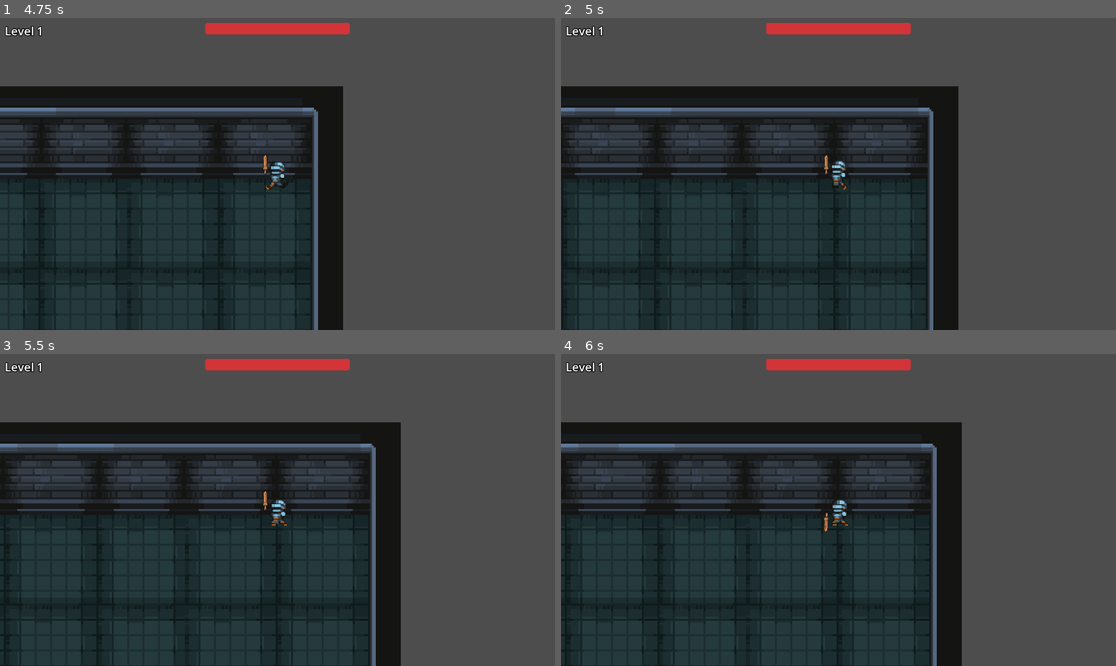
Above: before the commit, frames 1-4 (two rows, left to right).
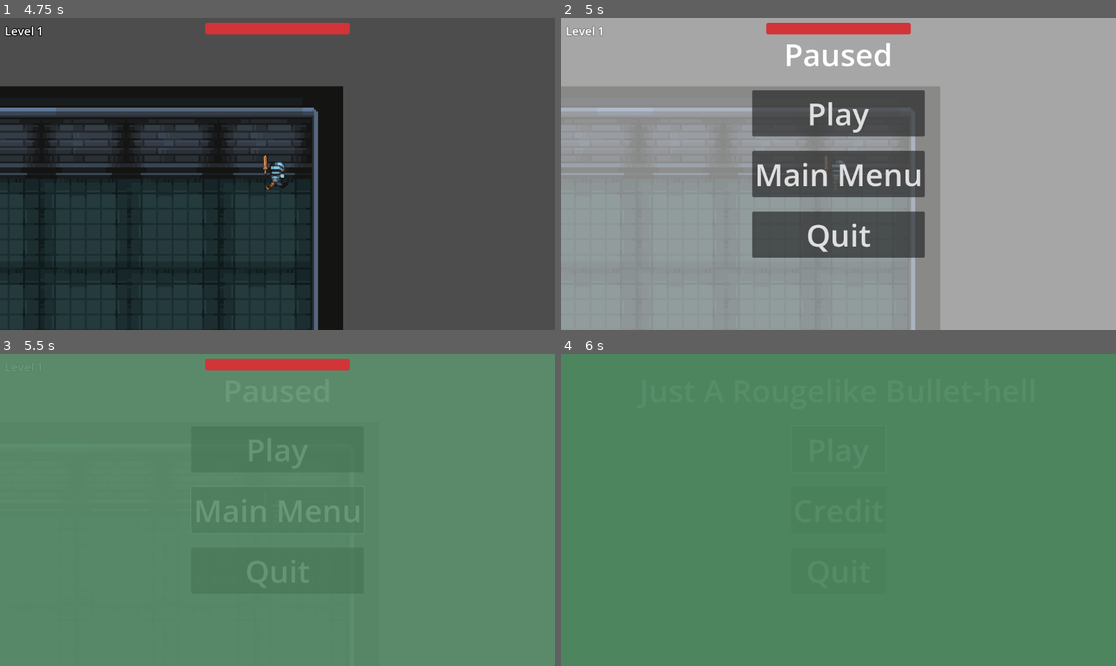
Above: after the commit, the same moments.

Repository: Robert-Riordan-UCD/GameDevJourney
Game: Godot game, scene res://GUI/MainMenu.tscn
Same seed, same stepped clock (60 frames per second), same inputs: the game is played once before the commit and once after it.
Inputs (mouse positions are in pixels of both pictures, inside the frame that each line leads up to):
- Up to frame 1 (4.75 s): click "Play" at 0.5 s; move the mouse to (399, 158) at 1.27 s; hold D (player_right) 1.28-2.03 s; hold Space (player_dash) 1.28-2.03 s; move the mouse to (166, 189) at 2.02 s; hold S (player_down) 2.03-2.78 s; click (166, 189) at 2.1 s; move the mouse to (333, 105) at 2.77 s; hold D (player_right) 2.78-3.53 s; hold Space (player_dash) 2.78-3.53 s; move the mouse to (249, 236) at 3.52 s; hold W (player_up) 3.53-4.28 s; click (249, 236) at 3.6 s; move the mouse to (444, 220) at 4.27 s; hold A (player_left) from 4.28 s (still down); hold Space (player_dash) from 4.28 s (still down)
- Up to frame 2 (5 s): keep holding A (player_left); keep holding Space (player_dash); tap Escape (player_pause, bound only after the commit) at 4.9 s
- Up to frame 3 (5.5 s): release A (player_left) at 5 s; release Space (player_dash) at 5 s; click (277, 510) at 5 s, where only the run after the commit has a clickable "Main Menu"
- Up to frame 4 (6 s): click (838, 450) at 5.75 s, where only the run after the commit has a clickable "Play"

Frame 1 is identical in both runs. In frame 2, 98% of the frame differs, in the area x 0-100%, y 0-100%; in frame 3, 99%; in frame 4, 100%.

Commit message:
Added a pause menu with controller support

Diff:
--- /dev/null
+++ b/Rougelike_Bullethell_Dungeon_Crawler/GUI/pause_menu.gd
@@ -0,0 +1,49 @@
+extends Control
+
+@onready var _paused:bool = false
+@onready var buttons:VBoxContainer = $Buttons
+@onready var active_button:int = -1
+@onready var button_timer:Timer = $ButtonTimer
+
+func _ready() -> void:
+	unpause()
+
+func pause() -> void:
+	_paused = true
+	visible = true
+	get_tree().paused = true
+
+func unpause() -> void:
+	get_tree().paused = false
+	visible = false
+	_paused = false
+	active_button = -1
+
+func _input(event: InputEvent) -> void:
+	if event.is_action_pressed("player_pause"):
+		pause()
+
+	if not _paused: return
+
+	if event.is_action_pressed("player_ui_interact"):
+		buttons.get_children()[active_button].pressed.emit()
+
+	if button_timer.is_stopped() and event.is_action_pressed("player_up"):
+		active_button = (active_button-1)%buttons.get_child_count()
+		buttons.get_children()[active_button].call_deferred("grab_focus")
+		button_timer.start()
+
+	if button_timer.is_stopped() and event.is_action_pressed("player_down"):
+		active_button = (active_button+1)%buttons.get_child_count()
+		buttons.get_children()[active_button].call_deferred("grab_focus")
+		button_timer.start()
+
+func _on_play_button_pressed() -> void:
+	unpause()
+
+func _on_menu_button_pressed() -> void:
+	get_tree().paused = false
+	SceneTransition.change_scene("res://GUI/MainMenu.tscn")
+
+func _on_quit_button_pressed() -> void:
+	get_tree().quit()
--- /dev/null
+++ b/Rougelike_Bullethell_Dungeon_Crawler/GUI/pause_menu.tscn
@@ -0,0 +1,80 @@
+[gd_scene load_steps=3 format=3 uid="uid://b2ajorl26275p"]
+
+[ext_resource type="Script" path="res://GUI/pause_menu.gd" id="1_uwnx4"]
+
+[sub_resource type="LabelSettings" id="LabelSettings_a7kqo"]
+font_size = 64
+
+[node name="PauseMenu" type="Control"]
+process_mode = 3
+layout_mode = 3
+anchors_preset = 15
+anchor_right = 1.0
+anchor_bottom = 1.0
+grow_horizontal = 2
+grow_vertical = 2
+script = ExtResource("1_uwnx4")
+
+[node name="ColorRect" type="ColorRect" parent="."]
+layout_mode = 1
+anchors_preset = 15
+anchor_right = 1.0
+anchor_bottom = 1.0
+grow_horizontal = 2
+grow_vertical = 2
+color = Color(1, 1, 1, 0.498039)
+
+[node name="MarginContainer" type="MarginContainer" parent="."]
+layout_mode = 1
+anchors_preset = 10
+anchor_right = 1.0
+offset_bottom = 121.0
+grow_horizontal = 2
+theme_override_constants/margin_top = 30
+
+[node name="Label" type="Label" parent="MarginContainer"]
+layout_mode = 2
+text = "Paused"
+label_settings = SubResource("LabelSettings_a7kqo")
+horizontal_alignment = 1
+vertical_alignment = 1
+
+[node name="Buttons" type="VBoxContainer" parent="."]
+layout_mode = 1
+anchors_preset = 8
+anchor_left = 0.5
+anchor_top = 0.5
+anchor_right = 0.5
+anchor_bottom = 0.5
+offset_left = -179.0
+offset_top = -174.0
+offset_right = 179.0
+offset_bottom = 174.0
+grow_horizontal = 2
+grow_vertical = 2
+theme_override_constants/separation = 30
+alignment = 1
+
+[node name="PlayButton" type="Button" parent="Buttons"]
+layout_mode = 2
+theme_override_font_sizes/font_size = 64
+text = "Play"
+
+[node name="MenuButton" type="Button" parent="Buttons"]
+layout_mode = 2
+theme_override_font_sizes/font_size = 64
+text = "Main Menu"
+
+[node name="QuitButton" type="Button" parent="Buttons"]
+layout_mode = 2
+theme_override_font_sizes/font_size = 64
+text = "Quit
+"
+
+[node name="ButtonTimer" type="Timer" parent="."]
+wait_time = 0.2
+one_shot = true
+
+[connection signal="pressed" from="Buttons/PlayButton" to="." method="_on_play_button_pressed"]
+[connection signal="pressed" from="Buttons/MenuButton" to="." method="_on_menu_button_pressed"]
+[connection signal="pressed" from="Buttons/QuitButton" to="." method="_on_quit_button_pressed"]
--- a/Rougelike_Bullethell_Dungeon_Crawler/World/Levels/level.tscn
+++ b/Rougelike_Bullethell_Dungeon_Crawler/World/Levels/level.tscn
@@ -1,7 +1,8 @@
-[gd_scene load_steps=4 format=3 uid="uid://demy2evdrn76p"]
+[gd_scene load_steps=5 format=3 uid="uid://demy2evdrn76p"]
 
 [ext_resource type="Script" path="res://World/Levels/level.gd" id="1_1owfd"]
 [ext_resource type="PackedScene" uid="uid://dtrrrhcfme7or" path="res://Player/player.tscn" id="2_a80em"]
+[ext_resource type="PackedScene" uid="uid://b2ajorl26275p" path="res://GUI/pause_menu.tscn" id="3_36p7d"]
 
 [sub_resource type="LabelSettings" id="LabelSettings_domg4"]
 font_size = 24
@@ -41,3 +42,5 @@
 grow_horizontal = 2
 grow_vertical = 2
 color = Color(0, 0, 0, 0)
+
+[node name="PauseMenu" parent="GUI" instance=ExtResource("3_36p7d")]
--- a/Rougelike_Bullethell_Dungeon_Crawler/project.godot
+++ b/Rougelike_Bullethell_Dungeon_Crawler/project.godot
@@ -68,6 +68,19 @@
 , Object(InputEventJoypadButton,"resource_local_to_scene":false,"resource_name":"","device":-1,"button_index":2,"pressure":0.0,"pressed":true,"script":null)
 ]
 }
+player_pause={
+"deadzone": 0.5,
+"events": [Object(InputEventKey,"resource_local_to_scene":false,"resource_name":"","device":-1,"window_id":0,"alt_pressed":false,"shift_pressed":false,"ctrl_pressed":false,"meta_pressed":false,"pressed":false,"keycode":0,"physical_keycode":4194305,"key_label":0,"unicode":0,"echo":false,"script":null)
+, Object(InputEventJoypadButton,"resource_local_to_scene":false,"resource_name":"","device":-1,"button_index":6,"pressure":0.0,"pressed":true,"script":null)
+]
+}
+player_ui_interact={
+"deadzone": 0.5,
+"events": [Object(InputEventKey,"resource_local_to_scene":false,"resource_name":"","device":-1,"window_id":0,"alt_pressed":false,"shift_pressed":false,"ctrl_pressed":false,"meta_pressed":false,"pressed":false,"keycode":0,"physical_keycode":32,"key_label":0,"unicode":32,"echo":false,"script":null)
+, Object(InputEventKey,"resource_local_to_scene":false,"resource_name":"","device":-1,"window_id":0,"alt_pressed":false,"shift_pressed":false,"ctrl_pressed":false,"meta_pressed":false,"pressed":false,"keycode":0,"physical_keycode":4194309,"key_label":0,"unicode":0,"echo":false,"script":null)
+, Object(InputEventJoypadButton,"resource_local_to_scene":false,"resource_name":"","device":-1,"button_index":0,"pressure":0.0,"pressed":true,"script":null)
+]
+}
 
 [layer_names]
 
